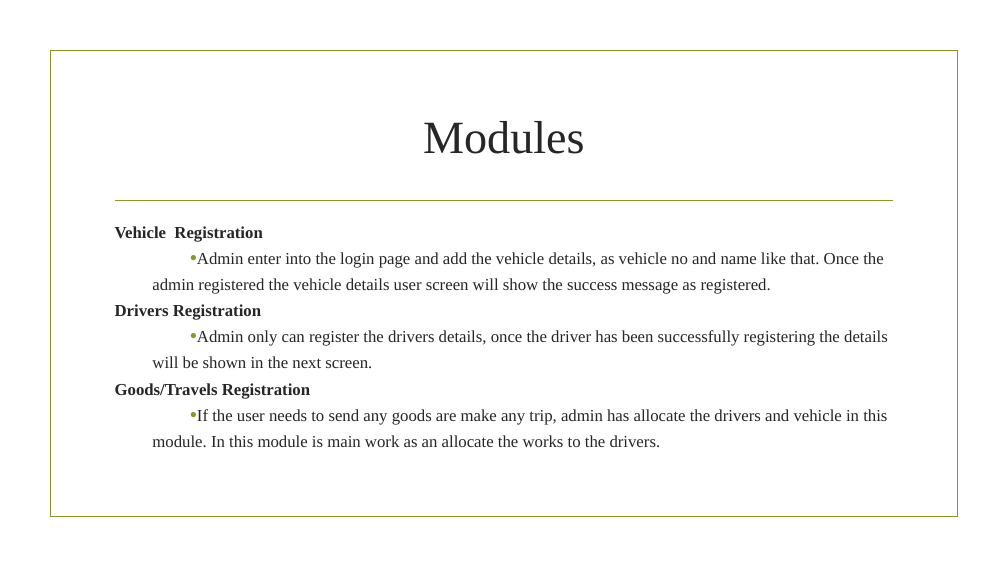
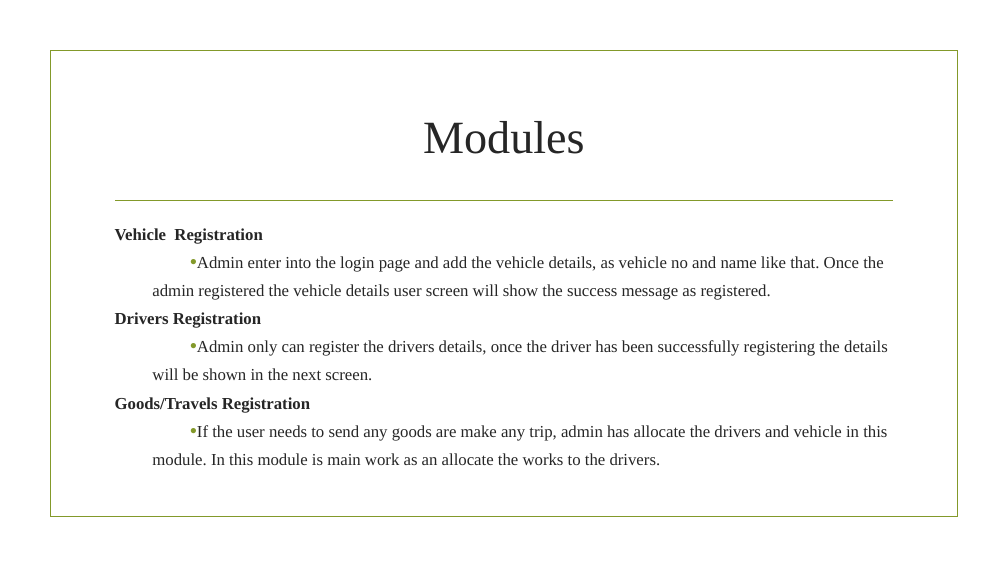
Before and after one commit to gokul18b/2023, a slide deck: slide 8 of batch1/ppt/TRANSPORT MANAGEMENT SYSTEM-1.pptx. Drawn at 1008x567 pixels with LibreOffice and Linux fonts; fonts in the diff are those of the drawing; background and template pictures are left out. Boxes give left, top, right and bottom in pixels: in the first picture for what was removed or moved away, otherwise in the second. Text is boxed around its words. In the diff, an @@ line names an element or a change of style, - is before the commit and + after.

```diff
--- a/batch1/ppt/TRANSPORT MANAGEMENT SYSTEM-1.pptx
+++ b/batch1/ppt/TRANSPORT MANAGEMENT SYSTEM-1.pptx
@@ text "Vehicle Registration" at [115, 228, 888, 465]: line spacing 1.3 to 1.4 @@
```
Also in this commit, not shown: 4 other slides changed, 46 other files.
